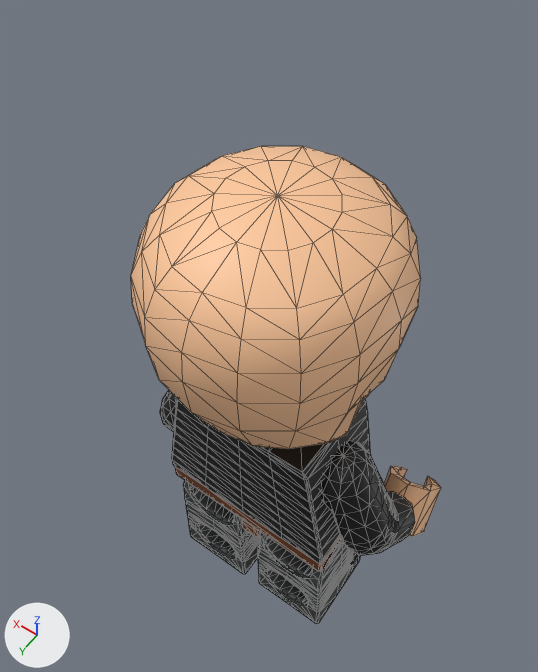
Two versions of the OBJ model ProyectoFinal/ProyectoFinal/Models/LegoStarWarsTCSModels/Characters/Musicians/musician.obj, one commit apart.
The view is the same before and after, from a camera (50 mm lens) standing at (-0.637, 0.225, 0.678) and looking at (-0.452, -0.034, 0.27). The axes (+X, +Y, +Z) are drawn at lower left. The lights are the same throughout. Mesh edges are drawn as thin lines. Where no turn or scale is listed for an object, it has been applied to the vertices.

The first picture shows 'Mesh_0052.002_Mesh_0052Mesh.002', 'Mesh_0052.003_Mesh_0052Mesh.003', 'Mesh_0125.001_Mesh_0125Mesh.001', 'Mesh_0142.001_Mesh_0142Mesh.001', 'Mesh_0142.004_Mesh_0142Mesh.001', 'Mesh_0142.011_Mesh_0142Mesh.001', 'Mesh_0738.001_Mesh_0738Mesh.002'.
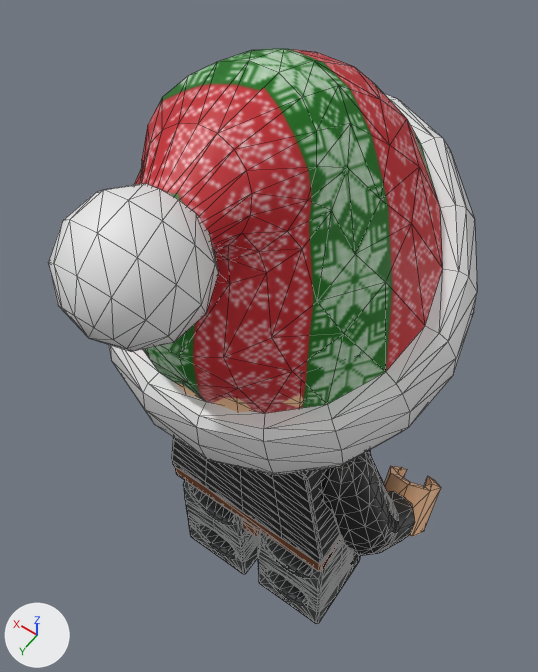
What changed in the scene script:
```text
Add img_peluche_png:
    img_peluche_png = load_image('Peluche.png', 'peluche.png', 256, 256, 'sRGB')
Add img_green_and_red_png:
    img_green_and_red_png = load_image('green and red.png', 'green and red.png', 512, 512, 'sRGB')
Add mat_peluche:
    mat_peluche = principled_material('Peluche')
    mat_peluche.texture = img_peluche_png
    mat_peluche.roughness = 0.526
Add mat_tela:
    mat_tela = principled_material('Tela')
    mat_tela.texture = img_green_and_red_png
    mat_tela.roughness = 0.526
Add me_gorro_navidad_001:
    me_gorro_navidad_001.from_pydata(...)  # 212 vertices, 376 faces; spans x -0.583..-0.362, y -0.114..0.12, z 0.291..0.49
    me_gorro_navidad_001.materials.append(mat_peluche)  # picture img_peluche_png
Add me_gorro_navidad:
    me_gorro_navidad.from_pydata(...)  # 124 vertices, 212 faces; spans x -0.564..-0.38, y -0.088..0.081, z 0.352..0.502
    me_gorro_navidad.materials.append(mat_tela)  # picture img_green_and_red_png
Add ob_gorro_navidad_001:
    ob_gorro_navidad_001 = bpy.data.objects.new('Gorro_navidad.001', me_gorro_navidad_001)
    ob_gorro_navidad_001.location = (0.0, 0.0, 0.0)
Add ob_gorro_navidad:
    ob_gorro_navidad = bpy.data.objects.new('Gorro_navidad', me_gorro_navidad)
    ob_gorro_navidad.location = (0.0, 0.0, 0.0)
```

Location of each change, (x1, y1, x2, y2) in pixels of the pictures (538 x 672 px):
'Gorro_navidad', added
    after: (134, 48, 443, 413)
'Gorro_navidad.001', added
    after: (49, 94, 477, 475)
'Mesh_0052.003_Mesh_0052Mesh.003', unchanged, covered by the edit
    before: (131, 146, 421, 449)
    after: (175, 382, 304, 412)
